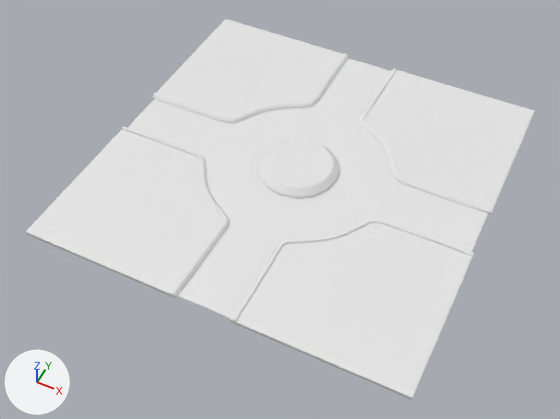
Before and after pictures for a commit that changed the FBX model Assets/Models/Roads/SM_rondPoint.fbx.
Before and after are seen from a camera (50 mm lens) standing at (19.4, -42.2, 46.4) and looking at (-0.2, -3.1, -2.4). Lighting does not change. The marker at lower left points along +X, +Y and +Z. The first picture is the older version. Where no turn or scale is listed for an object, it has been applied to the vertices.

In view in the first picture: 'SM_rondPoint'.
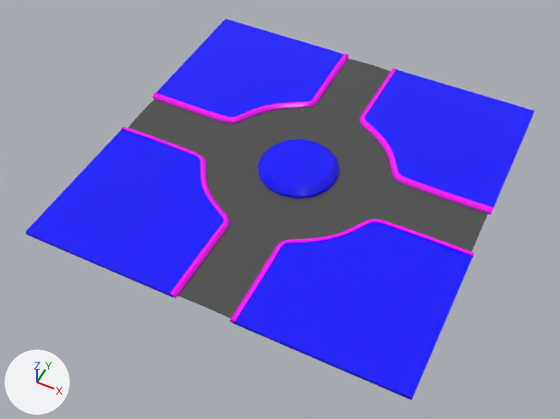
Location of each change, [x1, y1, x2, y2] in pixels of the pictures (560 x 419 px):
part 1 of me_mesh, recoloured: [122, 54, 493, 323] in both
part 2 of me_mesh, recoloured (white to blue): [26, 19, 534, 400] in both
part 3 of me_mesh, recoloured (white to dark grey): [204, 107, 396, 242] in both
part 4 of me_mesh, recoloured (white to dark grey): [128, 99, 232, 158] in both
part 5 of me_mesh, recoloured (white to dark grey): [178, 222, 281, 319] in both
part 6 of me_mesh, recoloured (white to dark grey): [312, 59, 390, 122] in both
part 7 of me_mesh, recoloured (white to dark grey): [374, 180, 488, 252] in both

Patch to the scene script:
```diff
--- a/Assets/Models/Roads/SM_rondPoint.fbx.py
+++ b/Assets/Models/Roads/SM_rondPoint.fbx.py
@@ mat_m_borduretrottoir @@
+mat_m_borduretrottoir = principled_material('M_BordureTrottoir')
+mat_m_borduretrottoir.base_color = (1.0, 0.0, 1.0)  # pink #ff00ff
+mat_m_borduretrottoir.roughness = 0.2
@@ mat_m_soltrottoir @@
+mat_m_soltrottoir = principled_material('M_SolTrottoir')
+mat_m_soltrottoir.base_color = (0.0, 0.0, 1.0)  # blue #0000ff
+mat_m_soltrottoir.roughness = 0.2
@@ mat_m_bitume @@
+mat_m_bitume = principled_material('M_bitume')
+mat_m_bitume.base_color = (0.0774, 0.0774, 0.0774)  # dark grey #4f4f4f
+mat_m_bitume.roughness = 0.2
@@ me_mesh @@
 me_mesh.from_pydata(...)  # 1009 vertices, 936 faces; spans x -16.0..16.0, y -16.0..16.0, z -0.5..0.5
 # used by ob_sm_rondpoint; location = (0.01, -0.02, 0.0)
+# me_mesh part 1: 632 of the faces centred in x -16.0..16.0, y -16.0..16.0, z -0.3..0.1 switch from mat_openpbr_shader1 (white #e7e7e7) to mat_m_borduretrottoir (pink #ff00ff)
+# me_mesh part 2: 104 of the faces centred in x -16.0..16.0, y -16.0..16.0, z -0.3..0.5 switch from mat_openpbr_shader1 (white #e7e7e7) to mat_m_soltrottoir (blue #0000ff)
+# me_mesh part 3: 180 of the faces centred in x -7.6..7.6, y -7.6..7.6, z -0.2 switch from mat_openpbr_shader1 (white #e7e7e7) to mat_m_bitume (dark grey #4f4f4f)
+# me_mesh part 4: 5 of the faces centred in x -11.8, y -2.2..2.2, z -0.2 switch from mat_openpbr_shader1 (white #e7e7e7) to mat_m_bitume (dark grey #4f4f4f)
+# me_mesh part 5: 5 of the faces centred in x -2.2..2.2, y -11.8, z -0.2 switch from mat_openpbr_shader1 (white #e7e7e7) to mat_m_bitume (dark grey #4f4f4f)
+# me_mesh part 6: 5 of the faces centred in x -2.2..2.2, y 11.8, z -0.2 switch from mat_openpbr_shader1 (white #e7e7e7) to mat_m_bitume (dark grey #4f4f4f)
+# me_mesh part 7: 5 of the faces centred in x 11.8, y -2.2..2.2, z -0.2 switch from mat_openpbr_shader1 (white #e7e7e7) to mat_m_bitume (dark grey #4f4f4f)
```
